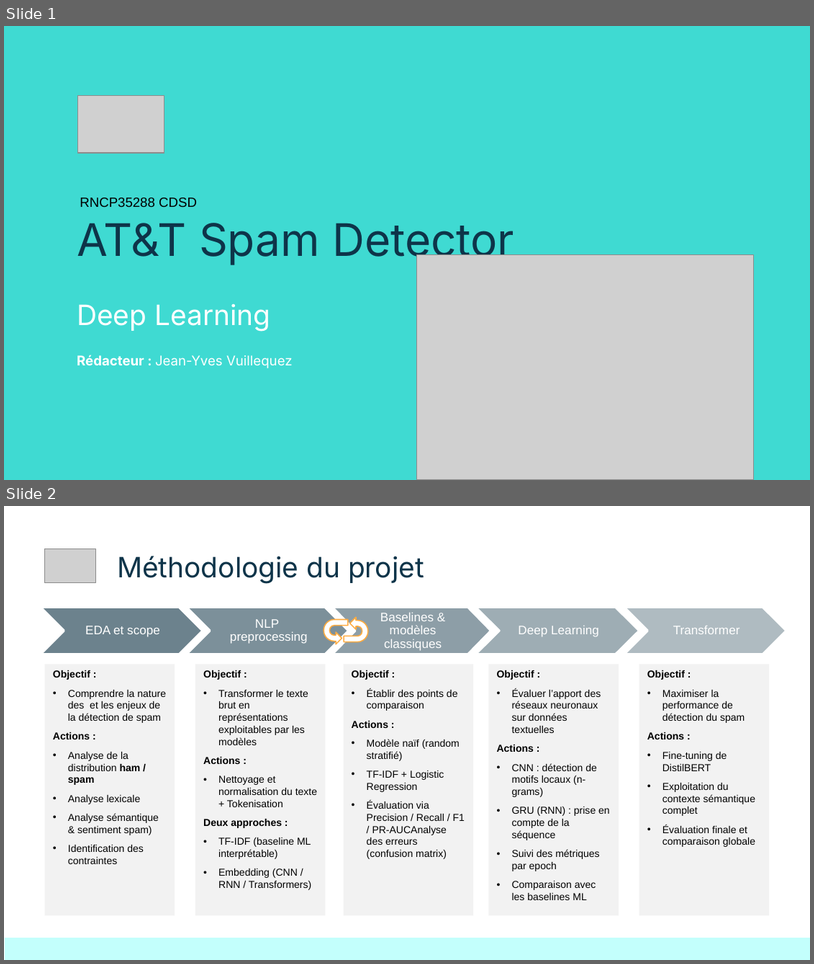
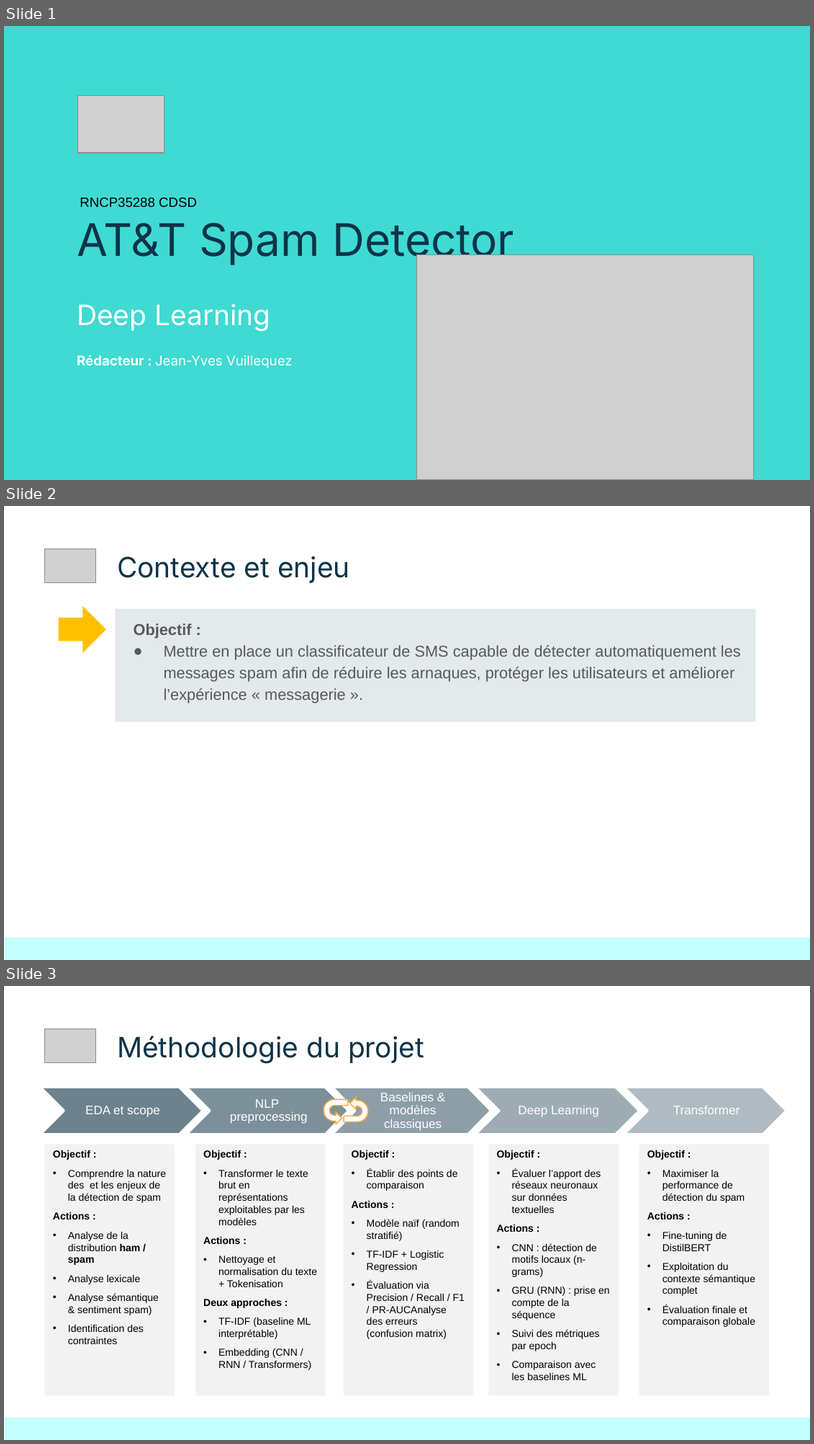
Before and after one commit to jyvuillequez/Bloc_04_Projet_ATnT, a slide deck: présentation/Bloc_04_Projet_ATnT.pptx. Shown one above the other, each under a label of ours: slides 1 and 2 before the commit, slides 1, 2 and 3 after it. The pictures are 814x964 and 814x1444 pixels, drawn with LibreOffice and Linux fonts; fonts in the diff are those of the drawing; grey boxes stand for pictures. Boxes give left, top, right and bottom in pixels: in the first picture for what was removed or moved away, otherwise in the second. Text is boxed around its words. In the diff, an @@ line names an element or a change of style, - is before the commit and + after.

```diff
--- a/présentation/Bloc_04_Projet_ATnT.pptx
+++ b/présentation/Bloc_04_Projet_ATnT.pptx
@@ slide 2 added at (x1=4, y1=506, x2=810, y2=960), background #FFFFFF @@
@@ picture added at (x1=45, y1=548, x2=96, y2=582) @@
@@ title added at (x1=117, y1=556, x2=350, y2=583), 25 pt, text #0E3449 @@
+Contexte et enjeu
@@ right arrow added at (x1=59, y1=606, x2=106, y2=653), fill #FFC000 @@
@@ rectangle added at (x1=116, y1=608, x2=756, y2=721), fill #E4E9EB @@
@@ text added at (x1=134, y1=623, x2=741, y2=703), 14 pt, text #595959 @@
+Objectif :
+● Mettre en place un classificateur de SMS capable de détecter automatiquement les messages spam afin de réduire les arnaques, protéger les utilisateurs et améliorer l’expérience « messagerie ».
@@ rectangle added at (x1=5, y1=937, x2=810, y2=959), fill #C3FFFC @@
@@ what was slide 2 is now slide 3 @@
```
Also in this commit, not shown: 1 slide changed, 1 other file.
